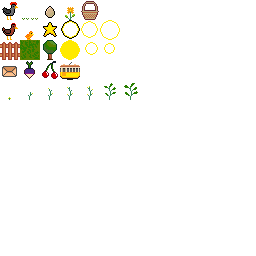
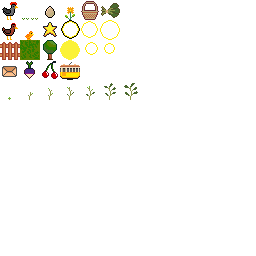
Layered file, before and after one edit (256 × 256). Changes by layer:
painted on "Paint Layer 1" over [8, 3, 138, 100]
